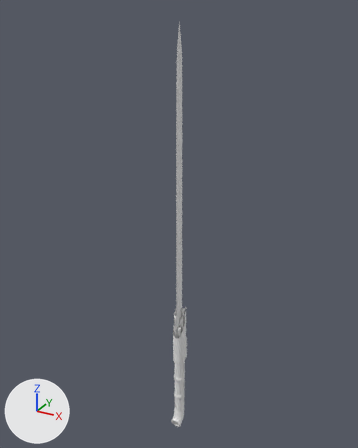
Before and after pictures for a commit that changed the FBX model DungeonCrawler/Assets/RawAssets/Weapons/mdl_sword.fbx.
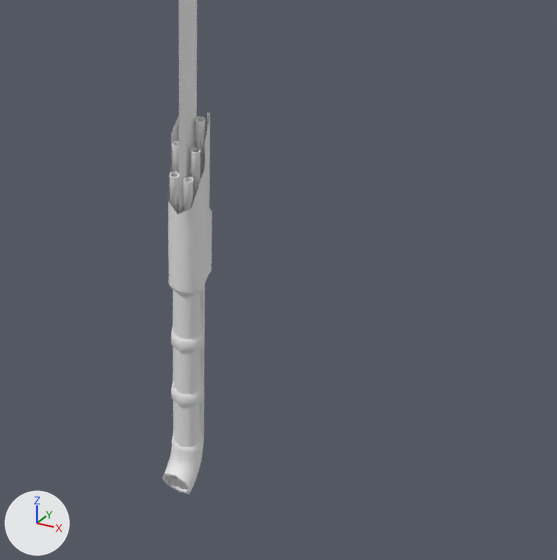
Old and new are each drawn whole from a camera (50 mm lens) standing at (0.758, -1.382, 1.408) and looking at (-0.023, 0.04, 0.697) and again close up on the part from 34% to 83% of the width and 61% to 100% of the height. Every picture has the same lights, and +X, +Y and +Z are marked at lower left. Where no turn or scale is listed for an object, it has been applied to the vertices.

Objects in the first close-up: 'mesh_sword'.
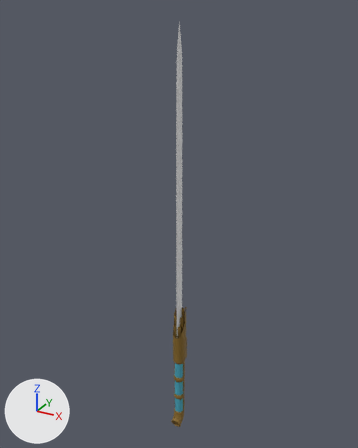
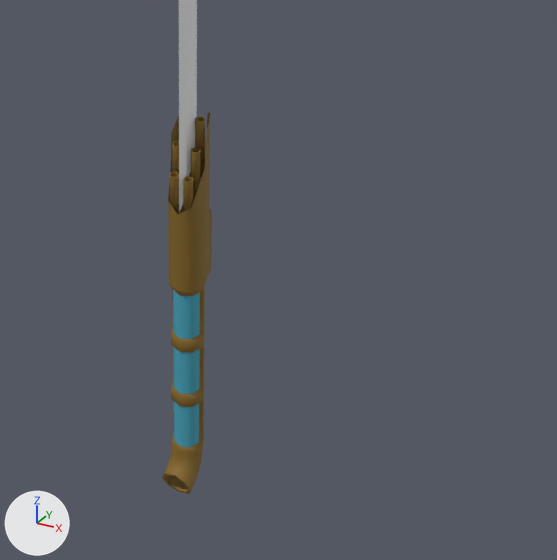
Commit message: UPD sword

Location of each change, (x1, y1, x2, y2) in pixels of the close-ups (557 x 560 px):
part 1 of me_mesh_sword, recoloured (white to cyan): (173, 290, 200, 447) in both
part 2 of me_mesh_sword, recoloured (white to brown): (162, 112, 212, 494) in both

Patch to the scene script:
```diff
--- a/DungeonCrawler/Assets/RawAssets/Weapons/mdl_sword.fbx.py
+++ b/DungeonCrawler/Assets/RawAssets/Weapons/mdl_sword.fbx.py
@@ mat_essence @@
+mat_essence = principled_material('essence')
+mat_essence.base_color = (0.0581, 0.36, 0.484)  # cyan #44a2b9
+mat_essence.roughness = 0.69
@@ mat_bronze @@
+mat_bronze = principled_material('bronze')
+mat_bronze.base_color = (0.229, 0.129, 0.0151)  # brown #846521
+mat_bronze.roughness = 0.69
@@ me_mesh_sword @@
 me_mesh_sword.from_pydata(...)  # 455 vertices, 402 faces; spans x -0.02..0.02, y -0.04..0.03, z -0.19..1.37
 # used by ob_mesh_sword; location = (0.0, 0.0, 0.0)
+# me_mesh_sword part 1: 12 of the faces centred in x -0.02..0.02, y -0.02..-0.01, z -0.08..0.09 switch from mat_material (white #e7e7e7) to mat_essence (cyan #44a2b9)
+# me_mesh_sword part 2: 350 of the faces centred in x -0.02..0.02, y -0.04..0.03, z -0.19..0.37 switch from mat_material (white #e7e7e7) to mat_bronze (brown #836521)
```
